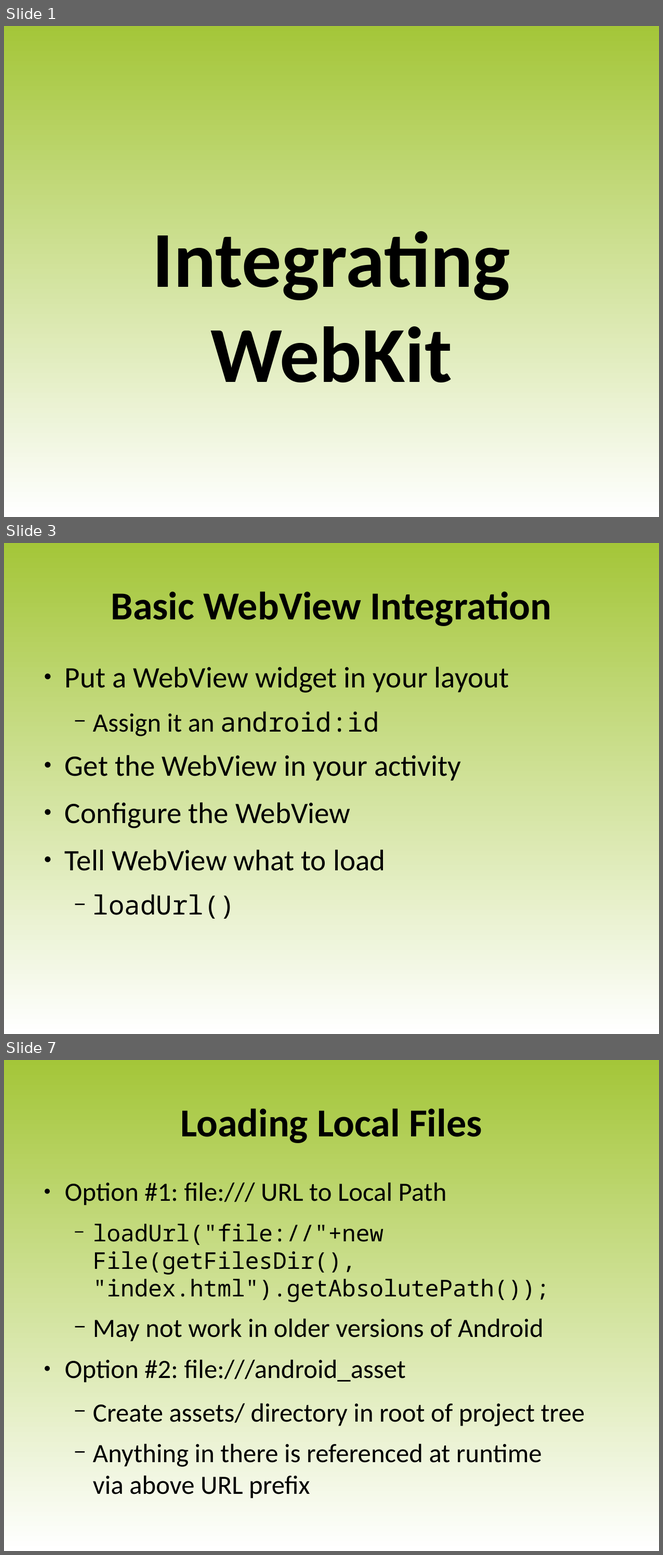
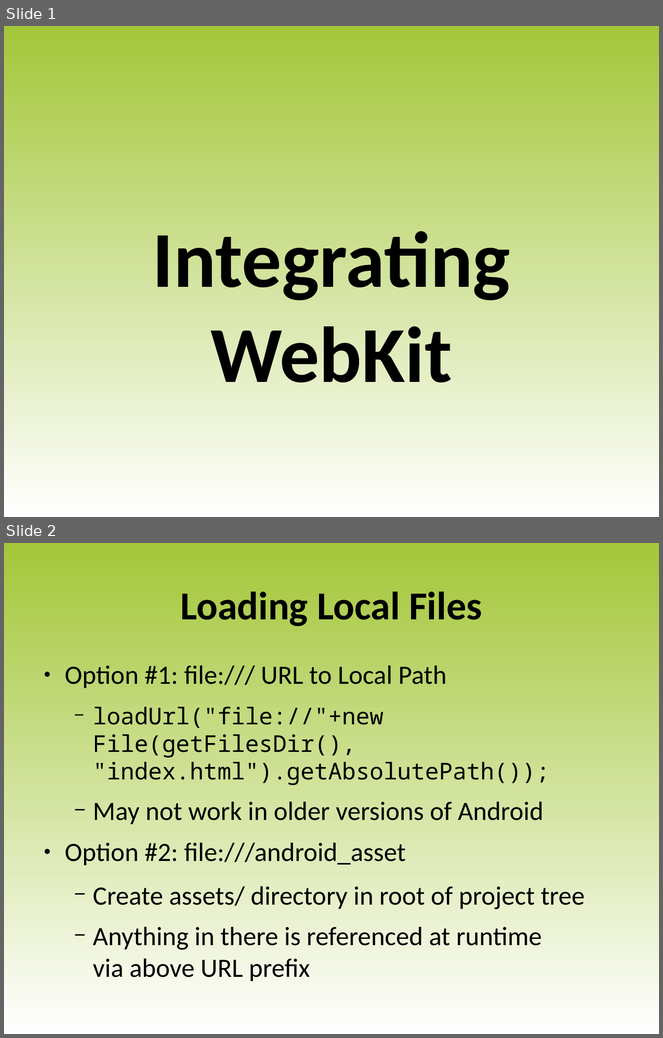
Before and after one commit to luigi-agosti/cw-courseware, a slide deck: XX-WebKit.odp. Shown one above the other, each under a label of ours: slides 1, 3 and 7 before the commit, slides 1 and 2 after it; the slides between them are not shown. The pictures are 663x1555 and 663x1038 pixels, drawn with LibreOffice and Linux fonts; fonts in the diff are those of the drawing; background and template pictures are left out. Boxes give left, top, right and bottom in pixels: in the first picture for what was removed or moved away, otherwise in the second. Text is boxed around its words. In the diff, an @@ line names an element or a change of style, - is before the commit and + after.

Commit message:
Removed slides moved to Even More Widgets

```diff
--- a/XX-WebKit.odp
+++ b/XX-WebKit.odp
@@ slide 3 removed at (4, 543, 659, 1034), background gradient #A4C639 to #FFFFFF @@
@@ title removed at (111, 591, 552, 626) @@
-Basic WebView Integration
@@ text removed at (65, 667, 509, 919) @@
-● Put a WebView widget in your layout
-  − Assign it an android:id
-● Get the WebView in your activity
-● Configure the WebView
-● Tell WebView what to load
-  − loadUrl()
@@ what was slide 7 is now slide 2 @@
```
Also in this commit, not shown: 4 other slides removed.
